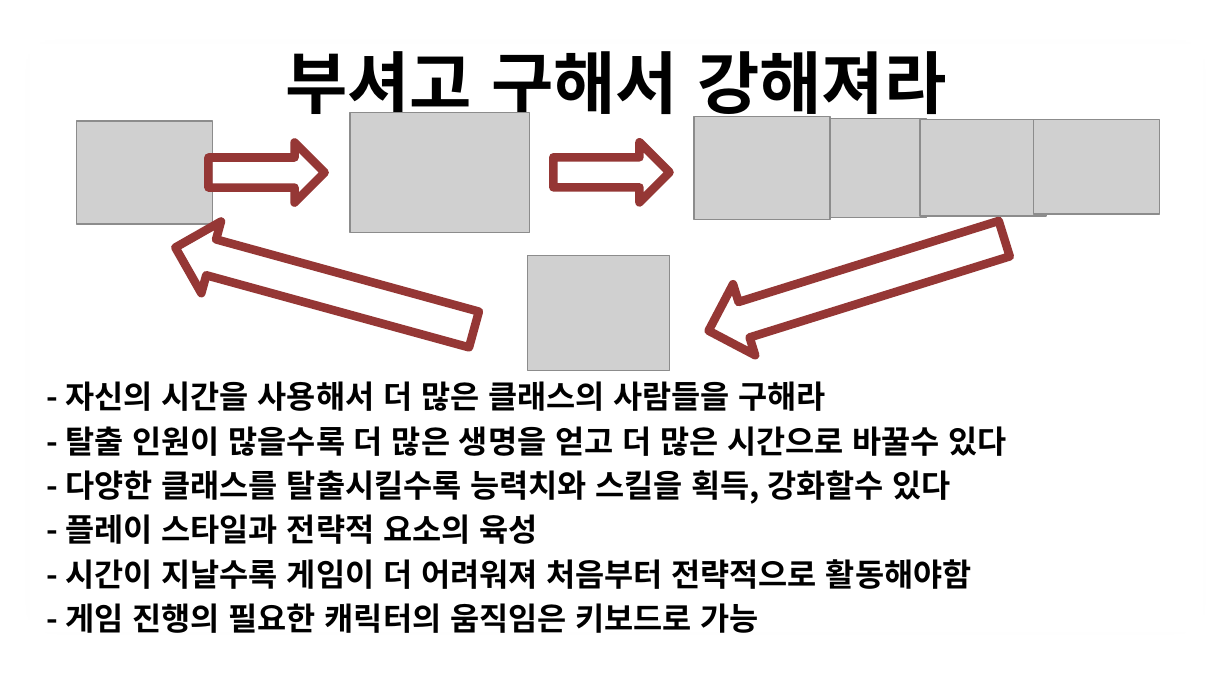
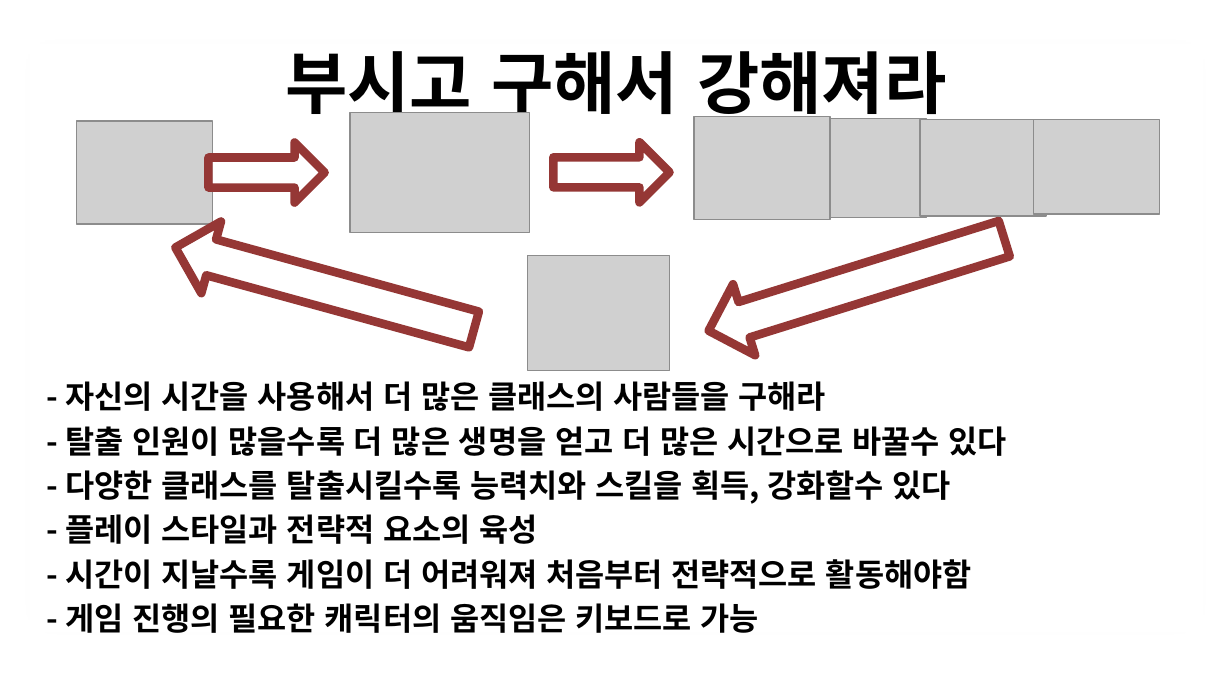
Before and after one commit to Dev-YoonLim/2DGP_YJW, a slide deck: slide 2 of Game_Project/ch1/2016_2dGP_2nd_project_2012181025_윤진우.pptx. Drawn at 1232x693 pixels with LibreOffice and Linux fonts; fonts in the diff are those of the drawing; grey boxes stand for pictures; background and template pictures are left out. Boxes give left, top, right and bottom in pixels: in the first picture for what was removed or moved away, otherwise in the second. Text is boxed around its words. In the diff, an @@ line names an element or a change of style, - is before the commit and + after.

```diff
--- a/Game_Project/ch1/2016_2dGP_2nd_project_2012181025_윤진우.pptx
+++ b/Game_Project/ch1/2016_2dGP_2nd_project_2012181025_윤진우.pptx
@@ title at (285, 51, 946, 125): text changed @@
-부셔고 구해서 강해져라
+부시고 구해서 강해져라
```
Also in this commit, not shown: 1 other slide changed.
